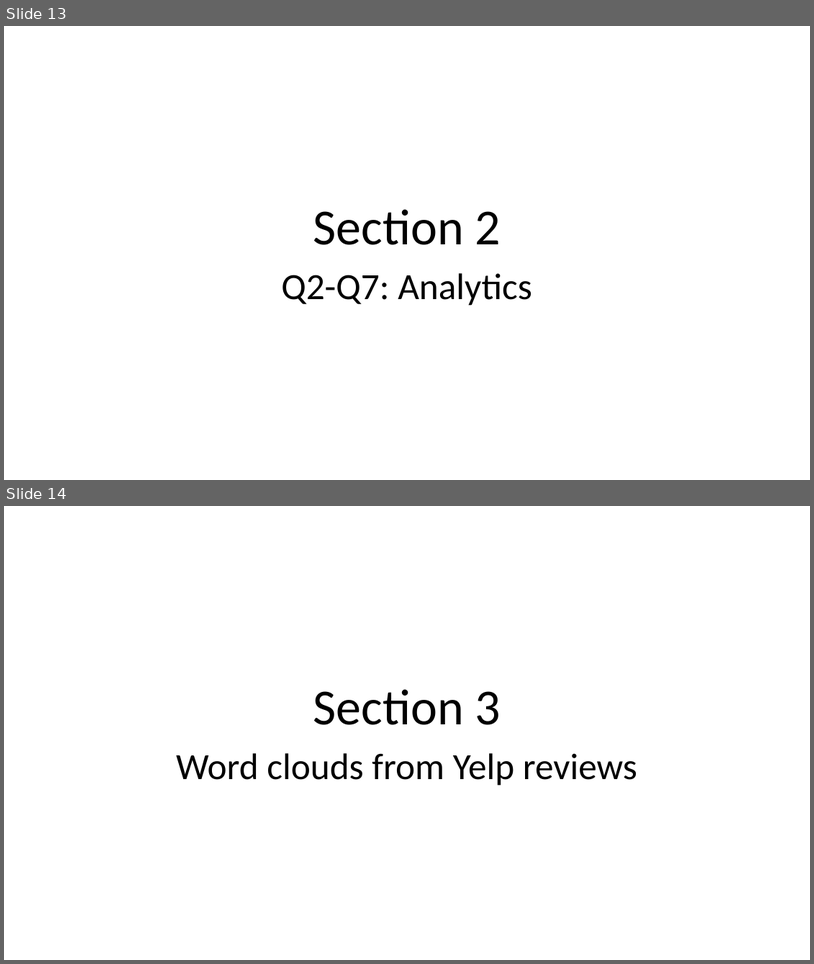
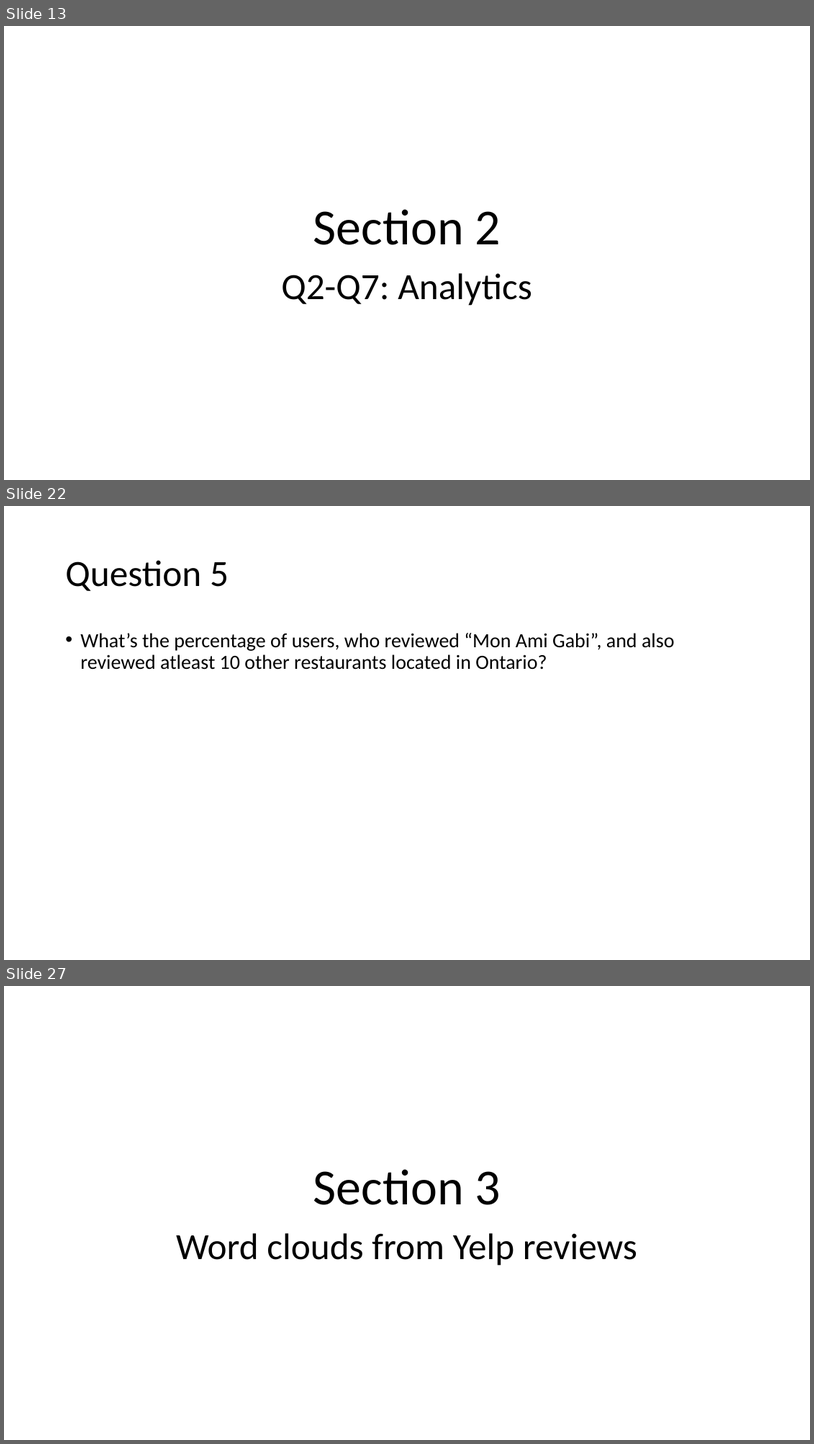
Before and after one commit to stepan-o/lift, a slide deck: presentations/Yelp_dataset_results.pptx. Shown one above the other, each under a label of ours: slides 13 and 14 before the commit, slides 13, 22 and 27 after it; the slides between them are not shown. The pictures are 814x964 and 814x1444 pixels, drawn with LibreOffice and Linux fonts; fonts in the diff are those of the drawing. Boxes give left, top, right and bottom in pixels: in the first picture for what was removed or moved away, otherwise in the second. Text is boxed around its words. In the diff, an @@ line names an element or a change of style, - is before the commit and + after.

```diff
--- a/presentations/Yelp_dataset_results.pptx
+++ b/presentations/Yelp_dataset_results.pptx
@@ slide 22 added at [4,506,810,960], background #FFFFFF @@
@@ title added at [65,560,229,591], 44 pt, text #000000 @@
+Question 5
@@ text added at [80,633,675,669], 24 pt, text #000000 @@
+• What’s the percentage of users, who reviewed “Mon Ami Gabi”, and also reviewed atleast 10 other restaurants located in Ontario?
@@ what was slide 14 is now slide 27 @@
```
Also in this commit, not shown: 1 slide changed, 13 other slides added, 1 slide removed.
